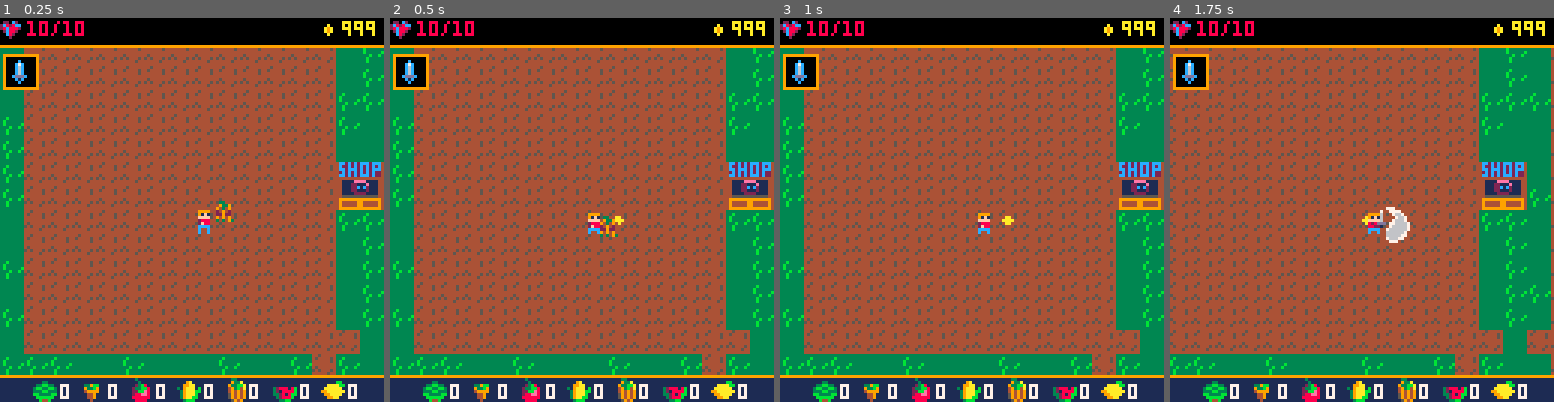
Above: before the commit, frames 1-4 (left to right).
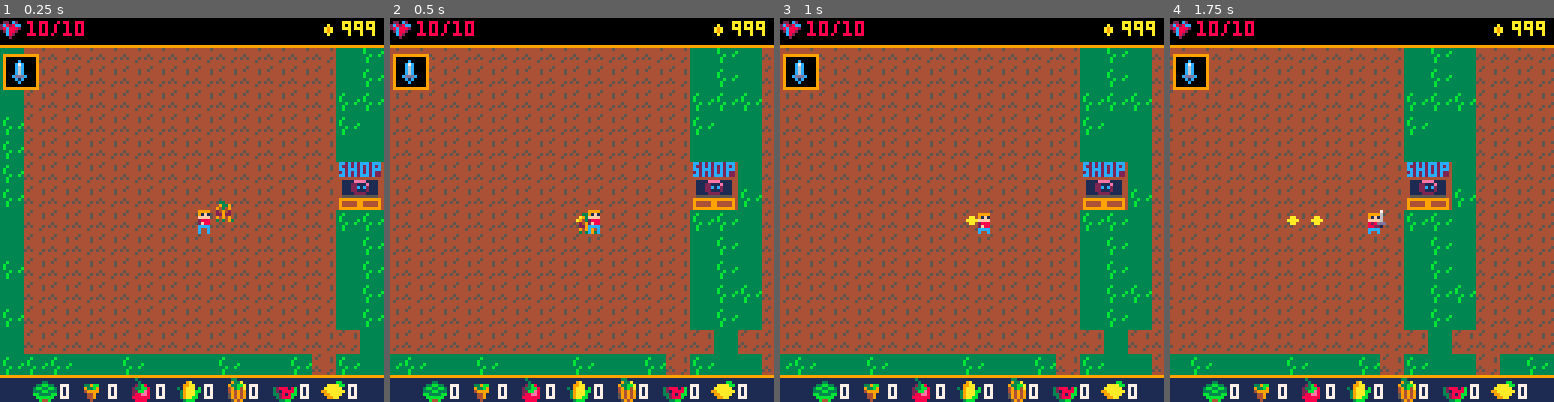
Above: after the commit, the same moments.

Repository: alexjbusch/GameJam2020
Game: PICO-8 cartridge GMTK-GameJam2020-Game/necrofarmicon.p8
The game is run twice, just before and just after one commit, with the same random seed, the same clock (stepped at 60 frames per second) and the same inputs.
Inputs:
- Up to frame 1 (0.25 s): no input
- Up to frame 2 (0.5 s): tap X (X key) at 0.33 s
- Up to frame 3 (1 s): tap O (Z key) at 0.7 s
- Up to frame 4 (1.75 s): tap X (X key) at 1.07 s; hold Right from 1.6 s (still down); tap O (Z key) at 1.7 s

Frame 1 is identical in both runs. In frame 2, 30% of the frame differs, in the area x 0-100%, y 7-93%; in frame 3, 30%; in frame 4, 43%.

Commit message:
dash to plant
implemented

Diff:
--- a/GMTK-GameJam2020-Game/necrofarmicon.p8
+++ b/GMTK-GameJam2020-Game/necrofarmicon.p8
@@ -173,18 +173,18 @@
 player_swing_lr = make_anim(10,{14,30,30})
 player_swing_up = make_anim(10,{29,28,28})
 player_swing_dn = make_anim(10,{10,11,11})
-swing_smear_lr = make_anim(10,{196,15,15,15})
-swing_smear_up = make_anim(10,{196,12,12})
-swing_smear_dn = make_anim(10,{196,26,26})
+swing_smear_lr = make_anim(10,{196,15,196})
+swing_smear_up = make_anim(10,{196,12,196})
+swing_smear_dn = make_anim(10,{196,26,196})
 player_water_lr = make_anim(10,{34,50})
 player_water_up = make_anim(10,{48,49})
 player_water_dn = make_anim(10,{32,33})
 player_shoot_lr = make_anim(15,{46,46,47})
 player_shoot_up = make_anim(15,{60,60,61})
 player_shoot_dn = make_anim(15,{44,44,45})
-player_dash_lr = make_anim(10,{40,41})
-player_dash_up = make_anim(10,{54,55})
-player_dash_dn = make_anim(10,{38,39})
+player_dash_lr = make_anim(2,{40,41})
+player_dash_up = make_anim(2,{54,55})
+player_dash_dn = make_anim(2,{38,39})
 
 player = {
 x=64,
@@ -199,13 +199,12 @@
 sprite=0,
 direction="right",
 item="sword",
-seed="lemon",
+seed="lettuce",
 harvested={lettuce=0,carrot=0,tomato=0,corn=0,melon=0,pumpkin=0,lemon=0},
 running=false,
-dash_ready=false,
-dash_distance=16,
-dash_cooldown=0,--not implemented
-keypress_timer=0,
+dashing=false,
+dash_tick=0,
+dash_cooldown=0,
 register={0,0,0,0},
 cur_moveanim=player_idle_lr,
 attack={sprite=196,anim=nil,x=nil,y=nil,w=1,h=1},
@@ -224,7 +223,10 @@
   self:idle_check()
  end
  if btn(❎) then
-  self:plant_seed()
+  if (self.dash_cooldown<=0) then
+   self.dashing=true
+   self:plant_seed()
+  end
  end
  if btn(🅾️) then
   self:use_item()
@@ -319,117 +322,94 @@
   spr(self.attack.sprite,self.attack.x,self.attack.y,self.attack.w,self.attack.h,self.fx,self.fy)
  end
 end,
--- animate=function(self)
---
--- end,
+
 handle_movement=function(self)
+  --move keys
  self.running=false
- if self.last_key_pressed!=nil then
-  self.keypress_timer+=delta_time
-  if not btn(⬅️) and
-     not btn(➡️) and
-     not btn(⬆️) and
-     not btn(⬇️) then
-    self.dash_ready=true
-  end
- end
- if self.keypress_timer > .7 then
-  self.last_key_pressed=nil
-  self.keypress_timer=0
-  self.dash_ready=false
- end
- --move keys
- if btn(➡️) then
-	  if self.x < boundary_x-8 then
-		  self.x+=self.speed
-		  self.direction="right"
-		  self.last_key_pressed=➡️
-		  self.running=true
-		  if self.dash_ready then
-		   if btn(self.last_key_pressed) then
-      if (self.anim_locked!=true) self.cur_moveanim = player_dash_lr
-		    self.x+=self.dash_distance
-		    self.dash_ready=false
-		    self.last_button_pressed=nil
-		   end
-		  end
-	  end
-   if (self.dash_ready==false) and (self.anim_locked==false) then
-    self.cur_moveanim=player_run_lr
-   end
-   self.fx=false
- end
- if btn(⬅️) then
-  if self.x > 0 then
-	  self.x-=self.speed
-	  self.direction="left"
-	  self.running=true
-	  self.last_key_pressed=⬅️
-	  if self.dash_ready then
-    if btn(self.last_key_pressed) then
-     if (self.anim_locked==false) self.cur_moveanim = player_dash_lr
-	    self.x-=self.dash_distance
-	    self.dash_ready=false
-		   self.last_button_pressed=nil
-	   end
-	  end
-	 end
-  if (self.dash_ready==false) and (self.anim_locked==false) then
-   self.cur_moveanim=player_run_lr
-  end
-  self.fx = true
- end
- if btn(⬆️) then
-  if self.y > 4 then
-	  self.y-=self.speed
-	  self.direction="up"
-	  self.running=true
-	  self.last_key_pressed=⬆️
-	  if self.dash_ready then
-    if btn(self.last_key_pressed) then
-     if (self.anim_locked==false) self.cur_moveanim = player_dash_up
-	    self.y-=self.dash_distance
-	    self.dash_ready=false
-		   self.last_button_pressed=nil
-	   end
-	  end
-	 end
-  if (self.dash_ready==false) and (self.anim_locked==false) then
-   self.cur_moveanim=player_run_up
-  end
- end
- if btn(⬇️) then
-	  if self.y < boundary_y-8 then
-	  self.y+=self.speed
-	  self.direction="down"
-	  self.running=true
-	  self.last_key_pressed=⬇️
-	  if self.dash_ready then
-    if btn(self.last_key_pressed) then
-     if (self.anim_locked==false) self.cur_moveanim = player_dash_dn
-	    self.y+=self.dash_distance
-	    self.dash_ready=false
-		   self.last_button_pressed=nil
-	   end
-	  end
-	 end
-  if (self.dash_ready==false) and (self.anim_locked==false) then
-   self.cur_moveanim=player_run_dn
-  end
- end
- self:idle_check()
-end,
+ if not(self.dashing) then
+  if btn(➡️) then
+ 	 if self.x < boundary_x-8 then
+ 		  self.x+=self.speed
+ 		  self.direction="right"
+ 		  self.running=true
+    if (self.anim_locked==false) then
+     self.cur_moveanim=player_run_lr
+    end
+    self.fx=false
+   end
+  end
+  if btn(⬅️) then
+   if self.x > 0 then
+ 	  self.x-=self.speed
+ 	  self.direction="left"
+ 	  self.running=true
+    if (self.anim_locked==false) then
+     self.cur_moveanim=player_run_lr
+    end
+    self.fx = true
+   end
+  end
+  if btn(⬆️) then
+   if self.y > 4 then
+ 	  self.y-=self.speed
+ 	  self.direction="up"
+ 	  self.running=true
+    if (self.anim_locked==false) then
+     self.cur_moveanim=player_run_up
+    end
+   end
+  end
+  if btn(⬇️) then
+ 	 if self.y < boundary_y-8 then
+ 	  self.y+=self.speed
+ 	  self.direction="down"
+ 	  self.running=true
+    if (self.anim_locked==false) then
+     self.cur_moveanim=player_run_dn
+    end
+   end
+  end
+  self:idle_check()
+  self.dash_cooldown-=1
+ else
+  self.speed+=1
+  self.dash_tick+=1
+  if self.direction=="right" then
+   self.x+=self.speed
+   self.cur_moveanim=player_dash_lr
+  end
+  if self.direction=="left" then
+   self.x-=self.speed
+   self.cur_moveanim=player_dash_lr
+  end
+  if self.direction=="up" then
+   self.y-=self.speed
+   self.cur_moveanim=player_dash_up
+  end
+  if self.direction=="down" then
+   self.y+=self.speed
+   self.cur_moveanim=player_dash_dn
+  end
+  if self.dash_tick>3 then
+   self.speed=0.6
+   self.dash_tick=0
+   self.dashing=false
+   self.dash_cooldown=90
+  end
+ end
+end,
+
 idle_check=function(self)
- if self.direction=="down" and self.running~=true then
+ if self.direction=="down" and self.running~=true and self.dashing~=true then
   if (self.anim_locked==false) self.cur_moveanim = player_idle_dn
  end
- if self.direction=="up" and self.running~=true then
+ if self.direction=="up" and self.running~=true and self.dashing~=true then
   if (self.anim_locked==false) self.cur_moveanim = player_idle_up
  end
- if self.direction=="right" and self.running~=true then
+ if self.direction=="right" and self.running~=true and self.dashing~=true then
   if (self.anim_locked==false) self.cur_moveanim = player_idle_lr
  end
- if self.direction=="left" and self.running~=true then
+ if self.direction=="left" and self.running~=true and self.dashing~=true then
   if (self.anim_locked==false) self.cur_moveanim = player_idle_lr
  end
 end,
@@ -908,7 +888,7 @@
   spr(79,self.x+80,self.y)
   print(player.harvested.melon,self.x+89,self.y+2,7)
   spr(112,self.x+96,self.y)
-  print(player.harvested.corn,self.x+105,self.y+2,7)
+  print(player.harvested.lemon,self.x+105,self.y+2,7)
  end
  return h
 end
